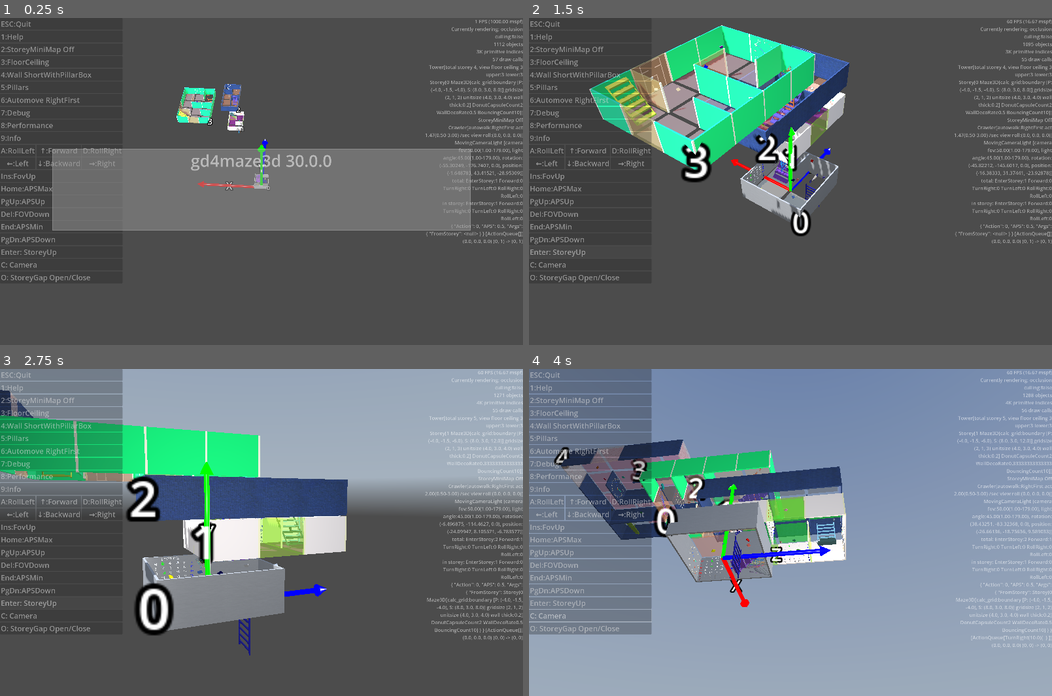
Above: before the commit, frames 1-4 (two rows, left to right).
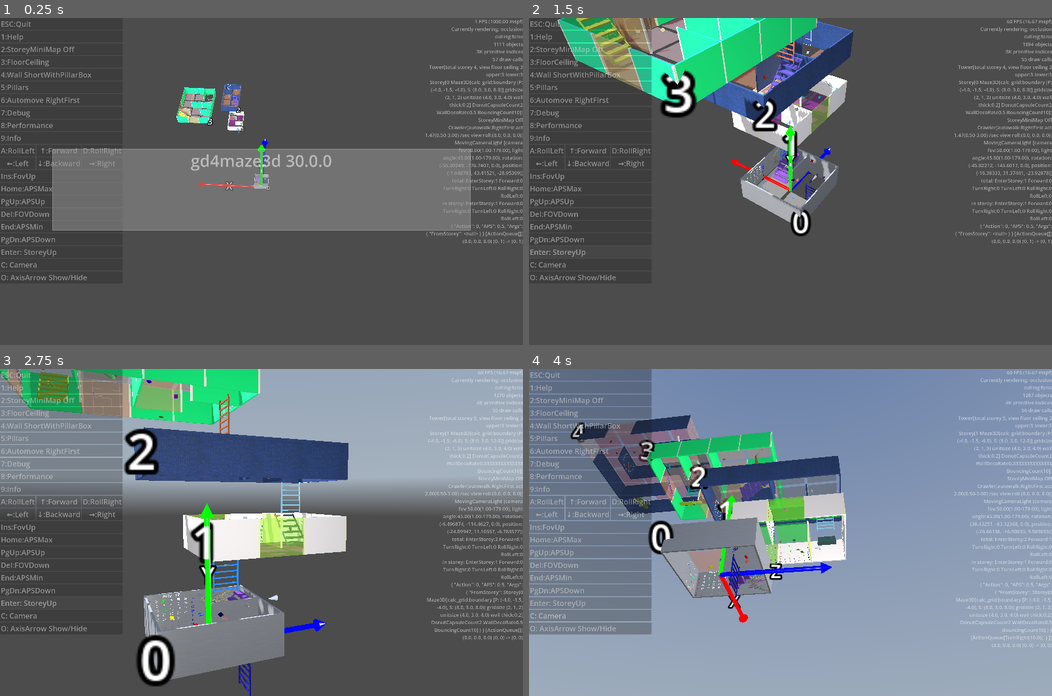
Above: after the commit, the same moments.

Repository: kasworld/gd4maze3d
Game: Godot game, scene res://main.tscn
Two runs of this game, one before a commit and one after it. Both use one fixed random seed, a clock stepped at 60 frames per second and the inputs below. A sky picture missing from this copy of the repository is replaced by a grey-blue gradient.
Inputs (mouse positions are in pixels of both pictures, inside the frame that each line leads up to):
- Up to frame 1 (0.25 s): no input
- Up to frame 2 (1.5 s): click "O: StoreyGap Open/Close" (after the commit: "O: AxisArrow Show/Hide") at 0.5 s; click "Enter: StoreyUp" at 1.25 s
- Up to frame 3 (2.75 s): click "Enter: StoreyUp" at 2 s
- Up to frame 4 (4 s): tap Enter at 2.75 s; move the mouse to (905, 516) at 2.77 s; hold Right 2.78-3.53 s; tap O at 2.85, 3.6 s; click (905, 516) at 2.92 s; move the mouse to (685, 548) at 3.52 s; hold Down from 3.53 s (still down)

The runs differ from the first frame. In frame 1, 0.1% of the frame differs, in the area x 2-97%, y 7-81%; in frame 2, 19%; in frame 3, 30%, in the area x 0-97%, y 0-100%; in frame 4, 15%.

Commit message:
del storey gap open/close

Diff:
--- a/main.gd
+++ b/main.gd
@@ -121,7 +121,7 @@
 	KEY_DELETE:_on_button_fov_down_pressed,
 	KEY_ENTER:_on_button_storey_up_pressed,
 	KEY_C: _on_button_camera_pressed,
-	KEY_O: _on_button_storey_gap_pressed,
+	KEY_O: _on_button_axis_arrow_pressed,
 }
 
 func _unhandled_input(event: InputEvent) -> void:
@@ -157,8 +157,8 @@
 func _on_button_pillars_pressed() -> void:
 	main_tower.view_wallpillar_next()
 
-func _on_button_storey_gap_pressed() -> void:
-	main_tower.start_storey_gap_animation()
+func _on_button_axis_arrow_pressed() -> void:
+	$AxisArrow3D.visible = not $AxisArrow3D.visible
 
 func _on_button_auto_move_pressed() -> void:
 	player.set_next_walk_type()
--- a/main.tscn
+++ b/main.tscn
@@ -145,9 +145,9 @@
 text = "C: Camera"
 alignment = 0
 
-[node name="ButtonStoreyGap" type="Button" parent="왼쪽패널" unique_id=623524988]
-layout_mode = 2
-text = "O: StoreyGap Open/Close"
+[node name="ButtonAxis" type="Button" parent="왼쪽패널" unique_id=623524988]
+layout_mode = 2
+text = "O: AxisArrow Show/Hide"
 alignment = 0
 
 [node name="오른쪽패널" type="VBoxContainer" parent="." unique_id=1197709989]
@@ -216,4 +216,4 @@
 [connection signal="pressed" from="왼쪽패널/ButtonAPSDown" to="." method="_on_button_aps_down_pressed"]
 [connection signal="pressed" from="왼쪽패널/ButtonStoreyUp" to="." method="_on_button_storey_up_pressed"]
 [connection signal="pressed" from="왼쪽패널/ButtonCamera" to="." method="_on_button_camera_pressed"]
-[connection signal="pressed" from="왼쪽패널/ButtonStoreyGap" to="." method="_on_button_storey_gap_pressed"]
+[connection signal="pressed" from="왼쪽패널/ButtonAxis" to="." method="_on_button_storey_gap_pressed"]
--- a/tower/tower.gd
+++ b/tower/tower.gd
@@ -13,7 +13,6 @@
 var visible_storey_up :int = StoreyUp
 var visible_storey_down :int = StoreyDown
 var storey_gap :float = Storey.CellSize.y
-var gap_ani_dir_open : bool = true # true:open, false:close
 var storey_list :Array[Storey]
 var cur_storey :Storey
 
@@ -58,18 +57,10 @@
 
 func calc_storey_base_y_pos(storey_index :int) -> float:
 	var rtn :float = storey_list[0].storey_height/2
-	if gap_ani_dir_open:
-		rtn += storey_gap * storey_index
+	rtn += storey_gap * storey_index
 	for i in storey_index:
 		rtn += storey_list[i].storey_height/2 + storey_list[i+1].storey_height/2
 	return rtn
-
-func start_storey_gap_animation() -> void:
-	gap_ani_dir_open = not gap_ani_dir_open
-	for i in storey_list.size():
-		var st := storey_list[i]
-		var new_y = calc_storey_base_y_pos(i)
-		st.storey_animation.start_move_subfield("ani_gap", st, Vector3.Axis.AXIS_Y, st.position.y, new_y, StoreyAnimationDuration)
 
 func set_all_storey_position() -> void:
 	for i in storey_list.size():
@@ -117,10 +108,8 @@
 	if storey_list.size() > 1:
 		var last_st := storey_list[-2]
 		var diff := last_st.get_goal_pos() - st.get_start_pos()
-		#var dir_vt := Maze.DirToVt2[last_st.goal_dir] # + Maze.DirToVt2[st.start_dir]
-		var dir_vt := Vector2.ZERO #  Maze.DirToVt2[last_st.goal_dir] # + Maze.DirToVt2[st.start_dir]
-		st.position.x = last_st.position.x + diff.x + dir_vt.x * cell_size.x
-		st.position.z = last_st.position.z + diff.z + dir_vt.y * cell_size.z
+		st.position.x = last_st.position.x + diff.x
+		st.position.z = last_st.position.z + diff.z
 
 func del_old_storey() -> void:
 	if cur_storey.storey_num >= visible_storey_down:
@@ -134,5 +123,5 @@
 		"ani_del":
 			remove_child(st)
 			st.queue_free()
-		"ani_gap", "ani_add_move":
+		"ani_add_move":
 			pass
